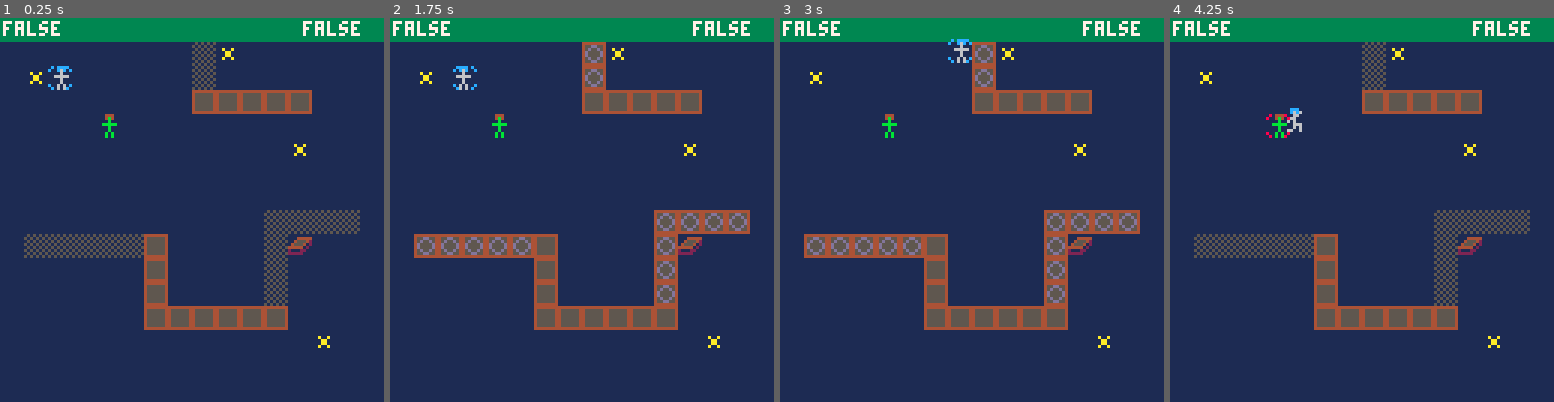
Above: before the commit, frames 1-4 (left to right).
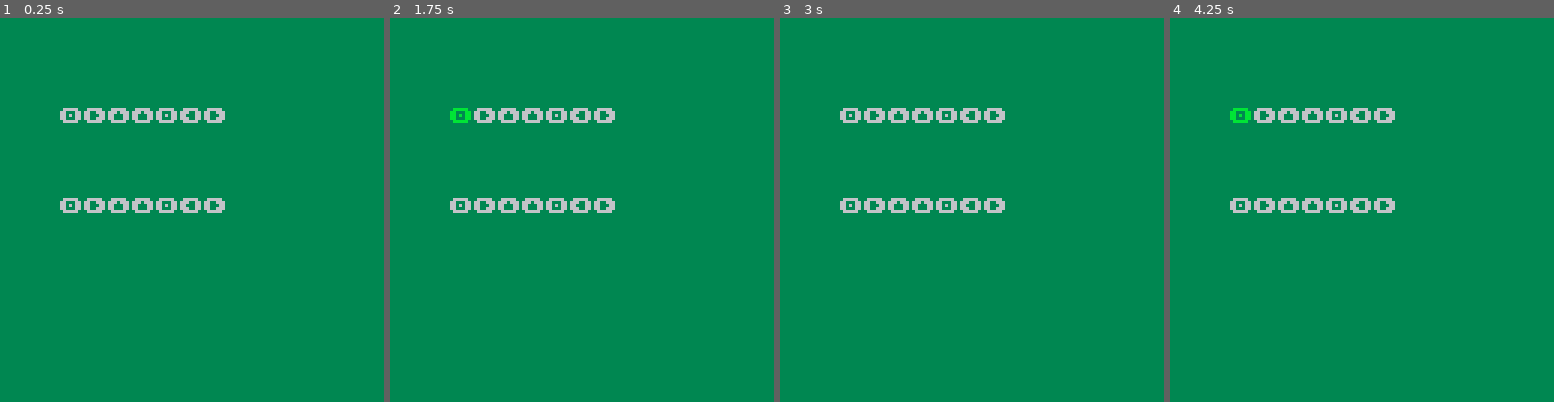
Above: after the commit, the same moments.

Repository: ErikLarsson82/pico-8
Game: PICO-8 cartridge chaser.p8
Two runs of this game, one before a commit and one after it. Both use one fixed random seed, a clock stepped at 60 frames per second and the inputs below.
Inputs:
- Up to frame 1 (0.25 s): no input
- Up to frame 2 (1.75 s): tap X (X key) at 0.33, 1.07 s; tap O (Z key) at 0.7, 1.7 s; hold Right from 1.6 s (still down)
- Up to frame 3 (3 s): tap X (X key) at 1.85, 2.97 s; release Right at 2.1 s; tap O (Z key) at 2.1, 2.5, 2.9 s; hold Up 2.15-2.42 s; hold Right from 2.47 s (still down)
- Up to frame 4 (4.25 s): release Right at 3.03 s; hold Left 3.08-3.58 s; tap O (Z key) at 3.3, 3.7, 4.1 s; hold Down 3.63-3.97 s; hold Right from 4.02 s (still down); tap X (X key) at 4.08 s

The runs differ from the first frame. In frame 1, 94% of the frame differs, in the area x 0-100%, y 0-100%; in frame 2, 94%; in frame 3, 94%; in frame 4, 94%.

Commit message:
sequence intro crazyness

Diff:
--- a/chaser.p8
+++ b/chaser.p8
@@ -4,6 +4,37 @@
 --init
 
 function _init()
+	seqinit()
+end
+
+han=0
+
+pinputs={
+	[0]=1,
+	1,
+}
+
+function seqinit()
+	_update=sequpdate
+	_draw=seqdraw
+
+	seqdone=false
+	blinktimer=0
+
+	sequence={
+		flr(rnd(5)),
+		flr(rnd(5)),
+		flr(rnd(5)),
+		flr(rnd(5)),
+		flr(rnd(5)),
+		flr(rnd(5)),
+		flr(rnd(5)),
+	}
+end
+
+function kullinit()
+	_update=kullupdate
+	_draw=kulldraw
 
  players={}
 
@@ -12,8 +43,7 @@
  t_timer=0
 
  add_player(0,16,16)
- add_player(1,32,32)
- --add_player(1,32,32)
+ add_player(1,110,110)
 
  add_boost()
  add_boost()
@@ -22,20 +52,78 @@
 
  add_brick()
 
- han=0
  cooldown=0
 
-end
+ arrow_timer=0
+
+ game_over=false
+
+end
+
 -->8
 --update
 
-function _update()
+function sequpdate()
+
+	if seqdone then
+		if blinktimer > 40 then
+			kullinit()
+		else
+			blinktimer+=1
+		end
+		return
+	end
+
+	for i=0,#pinputs do
+		local nextinput=pinputs[i]
+		for b=0,5 do
+			if btnp(b,i) then
+			 if sequence[nextinput] == b then
+			 	pinputs[i]+=1
+			 	if pinputs[i] > #sequence then
+			 		han=i+1
+			 		if han > 1 then
+			 			han=0
+			 		end
+			 		seqdone=true
+			 		sfx(2)
+			 		return
+			 	end
+			 else
+			 	pinputs[i]=1
+			 	sfx(3)
+			 end
+			end
+		end
+	end
+end
+
+function kullupdate()
+
+ if game_over then
+  return
+ end
+
+ for p in all(players) do
+  if p.score<=0 then
+   game_over=true
+  end
+ end
 
 	update_players()
 
  collide_players()
 
  tile_timer()
+
+ if players[1].score==players[2].score then
+  sfx(1)
+  arrow_timer=20
+ end
+
+ if arrow_timer>0 then
+  arrow_timer-=1
+ end
 
  if cooldown > 0 then
   cooldown-=1
@@ -44,7 +132,43 @@
 -->8
 --draw
 
-function _draw()
+glyphs={
+[0]="\x8b",
+"\x91",
+"\x94",
+"\x83",
+"\x8e",
+}
+
+function seqdraw()
+	cls(3)
+
+	s=""
+	for press in all(sequence) do
+		s=s..glyphs[press]
+	end
+	color(6)
+	print(s,20,30)
+	print(s,20,60)
+
+	for p=0,#pinputs do
+		s=""
+ 	for i=1,pinputs[p]-1 do
+ 		local press=sequence[i]
+ 		s=s..glyphs[press]
+ 	end
+
+ 	color(11)
+ 	if pinputs[p]-1 == #sequence and
+ 				blinktimer % 4 < 2 then
+ 		color(10)
+ 	end
+ 	print(s,20,30+30*p)
+ end
+end
+
+
+function kulldraw()
  cls(1)
  map(m*16)
 
@@ -62,10 +186,29 @@
 	  end
 	 end
 
-	 print(tostr(p.hasbrick),
-	 		1+p.idx*100,
+	 print(tostr(p.hasbrick).." "..p.score,
+	 		1+p.idx*86,
 	 		1,
 	 		7)
+	end
+
+	local arrow="<--"
+	color(6)
+
+	if arrow_timer>0 then
+	 rectfill(54,0,68,7,11)
+	 color(10)
+	end
+
+	if players[1].score < players[2].score then
+	 arrow="-->"
+	end
+
+	print(arrow,56,1)
+
+	if game_over then
+	 rectfill(0,60,128,68,9)
+	 print("game over",46,62,10)
 	end
 
 end
@@ -114,6 +257,7 @@
  p.bx=0
  p.by=0
  p.f=0
+ p.score=1000
  p.boost_timer=0
  p.hasbrick=false
 
@@ -124,6 +268,10 @@
  for p in all(players) do
 
   local is_han=p.idx==han
+
+  if is_han then
+   p.score-=1
+  end
 
   local cooldown_factor=1
   if is_han and cooldown>0 then
@@ -179,8 +327,8 @@
   end
 
   -- keep inside screen
-  p.x=mid(0,p.x,128-7)
-  p.y=mid(7,p.y,128-7)
+  p.x=mid(0,p.x,127-7)
+  p.y=mid(7,p.y,127-7)
 
   local anim=(abs(p.vx)+abs(p.vy))/2
   p.f+=mid(0,anim,1)
@@ -375,8 +523,8 @@
 0000000000000000000000000000000002000000000000000000000000000002070000000000000000000000000000070000000000000000000000000000000000000000000000000000000000000000000000000000000000000000000000000000000000000000000000000000000000000000000000000000000000000000
 0000000000000000000000000000000002000000000000000000000000000002070000000000000000000000000000070000000000000000000000000000000000000000000000000000000000000000000000000000000000000000000000000000000000000000000000000000000000000000000000000000000000000000
 0000000000000000000000000000000002000000020000000000000000000002070000000000000000000000000000070000000000000000000000000000000000000000000000000000000000000000000000000000000000000000000000000000000000000000000000000000000000000000000000000000000000000000
-0000000000000000000000080808080002000000020000000000000000000002070000000000000000000000000000070000000000000000000000000000000000000000000000000000000000000000000000000000000000000000000000000000000000000000000000000000000000000000000000000000000000000000
-0008080808080200000000080000000002000000020000000000000000000002070000000000000000000000000000070000000000000000000000000000000000000000000000000000000000000000000000000000000000000000000000000000000000000000000000000000000000000000000000000000000000000000
+0000000000000000000000080808080802000000020000000000000000000002070000000000000000000000000000070000000000000000000000000000000000000000000000000000000000000000000000000000000000000000000000000000000000000000000000000000000000000000000000000000000000000000
+0808080808080200000000080000000002000000020000000000000000000002070000000000000000000000000000070000000000000000000000000000000000000000000000000000000000000000000000000000000000000000000000000000000000000000000000000000000000000000000000000000000000000000
 0000000000000200000000080000000002000000020000000000000000000002070000000000000000000000000000070000000000000000000000000000000000000000000000000000000000000000000000000000000000000000000000000000000000000000000000000000000000000000000000000000000000000000
 0000000000000200000000080000000002000000020202020200000000000002070000000000000000000000000000070000000000000000000000000000000000000000000000000000000000000000000000000000000000000000000000000000000000000000000000000000000000000000000000000000000000000000
 0000000000000202020202020000000002000000000000000000000000000002070000000000000000000000000000070000000000000000000000000000000000000000000000000000000000000000000000000000000000000000000000000000000000000000000000000000000000000000000000000000000000000000
Not shown, changed: the sound effects (__sfx__) section of chaser.p8
